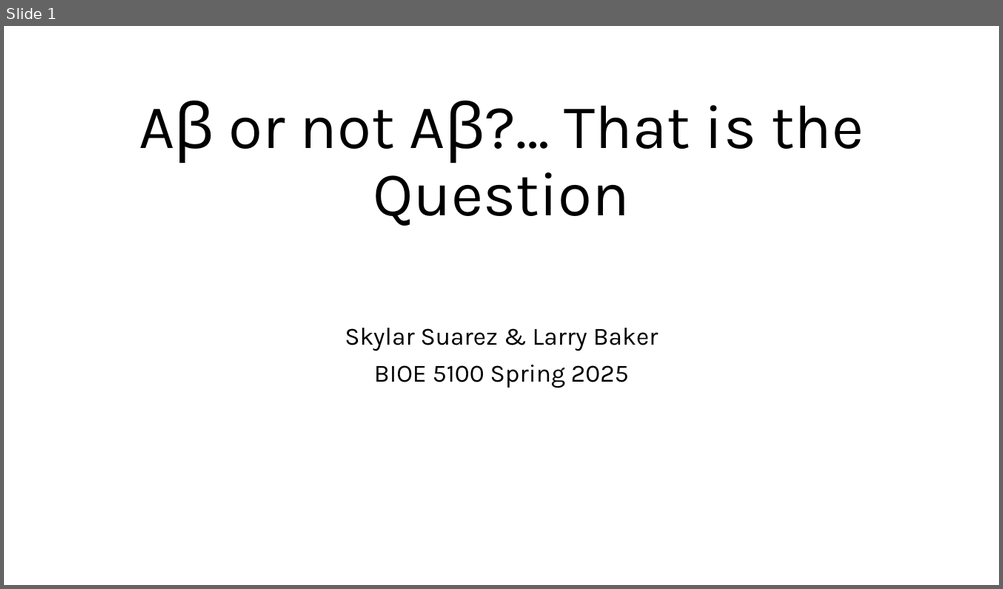
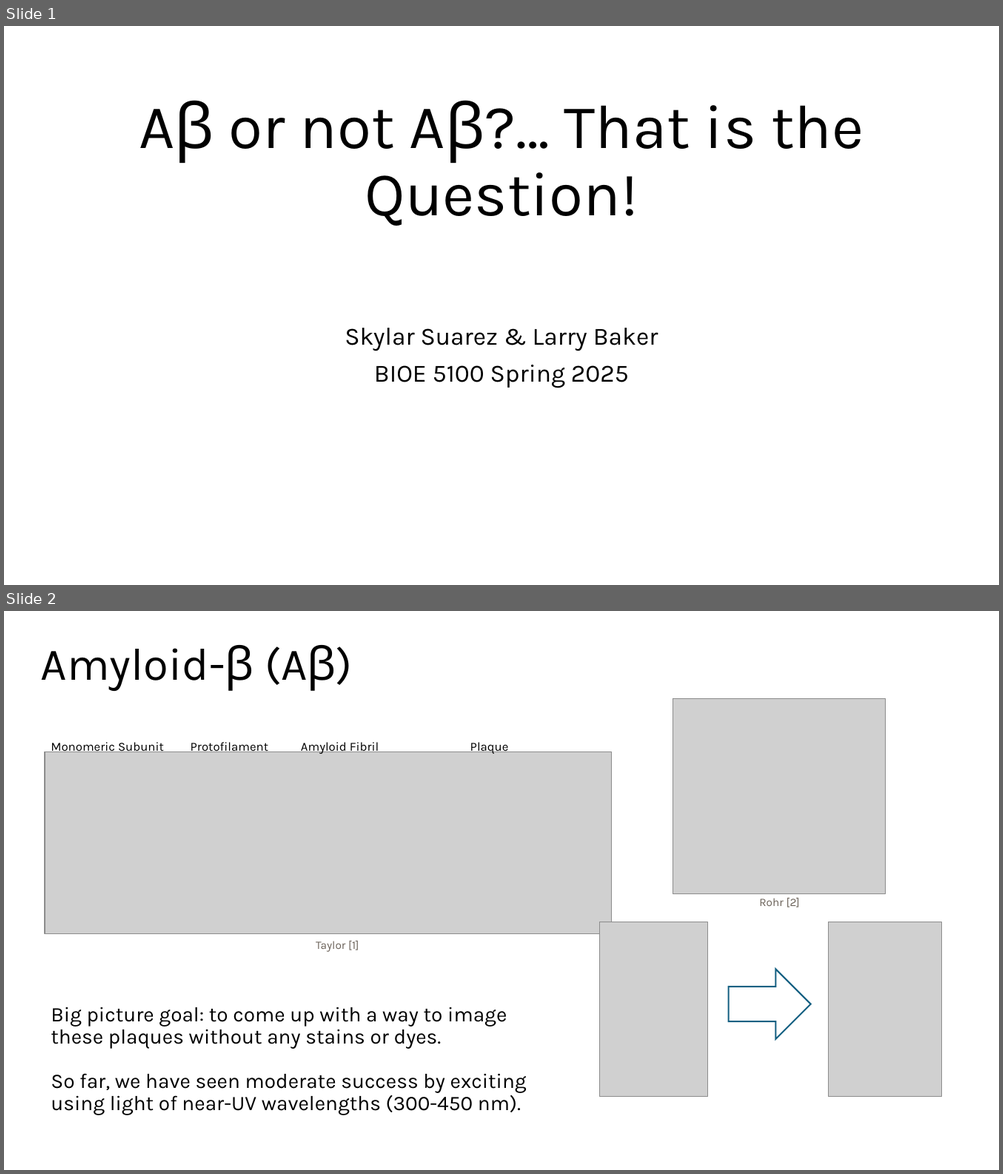
Before and after one commit to skylar-suarez/DIP_finproj_25, a slide deck: BIOE5100_finalproj_spr25.pptx. Shown one above the other, each under a label of ours: slide 1 before the commit, slides 1 and 2 after it. The pictures are 1003x589 and 1003x1174 pixels, drawn with LibreOffice and Linux fonts; fonts in the diff are those of the drawing; grey boxes stand for pictures. Boxes give left, top, right and bottom in pixels: in the first picture for what was removed or moved away, otherwise in the second. Text is boxed around its words. In the diff, an @@ line names an element or a change of style, - is before the commit and + after.

```diff
--- a/BIOE5100_finalproj_spr25.pptx
+++ b/BIOE5100_finalproj_spr25.pptx
@@ slide 2 added at [4, 611, 999, 1170], background #FFFFFF @@
@@ text added at [41, 645, 353, 691], 44 pt, text #000000 @@
+Amyloid-β (Aβ)
@@ text added at [51, 742, 509, 755], 12 pt, text #000000 @@
+Monomeric Subunit Protofilament Amyloid Fibril Plaque
@@ picture added at [45, 752, 612, 934] @@
@@ text added at [316, 940, 358, 952], 11 pt, text #6A6158 @@
+Taylor [1]
@@ group added at [51, 699, 942, 1116]: 3 pictures, 2 texts, 1 right arrow @@
+Rohr [2]
+Big picture goal: to come up with a way to image these plaques without any stains or dyes.
+So far, we have seen moderate success by exciting using light of near-UV wavelengths (300-450 nm).
@@ slide 1 changed as well @@
@@ title at [139, 100, 863, 226]: text changed @@
-Aβ or not Aβ?… That is the Question
+Aβ or not Aβ?… That is the Question!
```
Also in this commit, not shown: 1 other slide changed, 1 other slide added, 1 slide removed, 1 other file.
